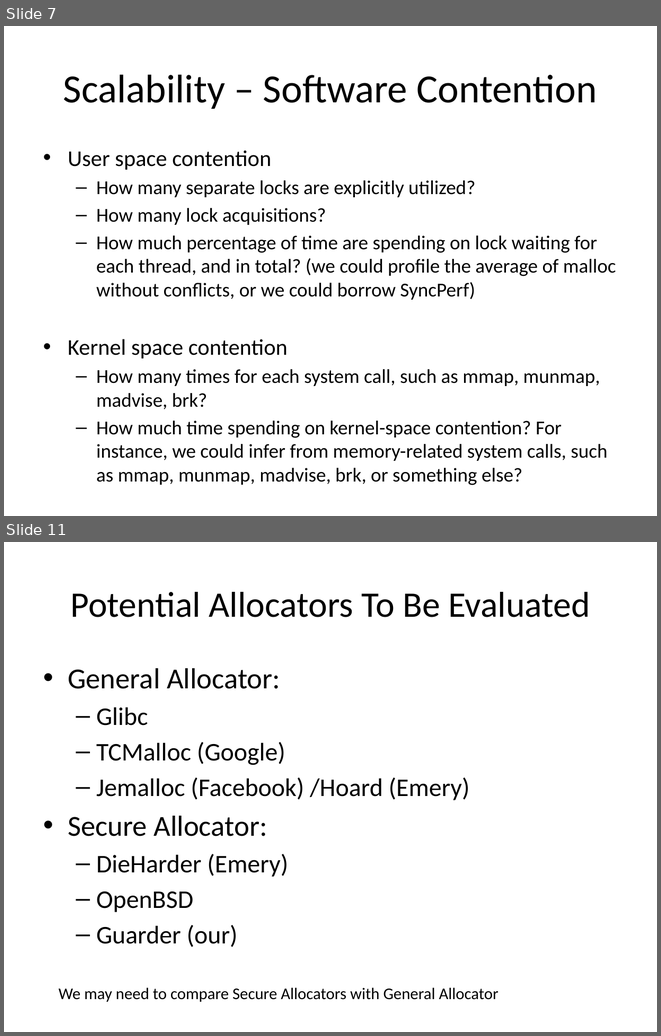
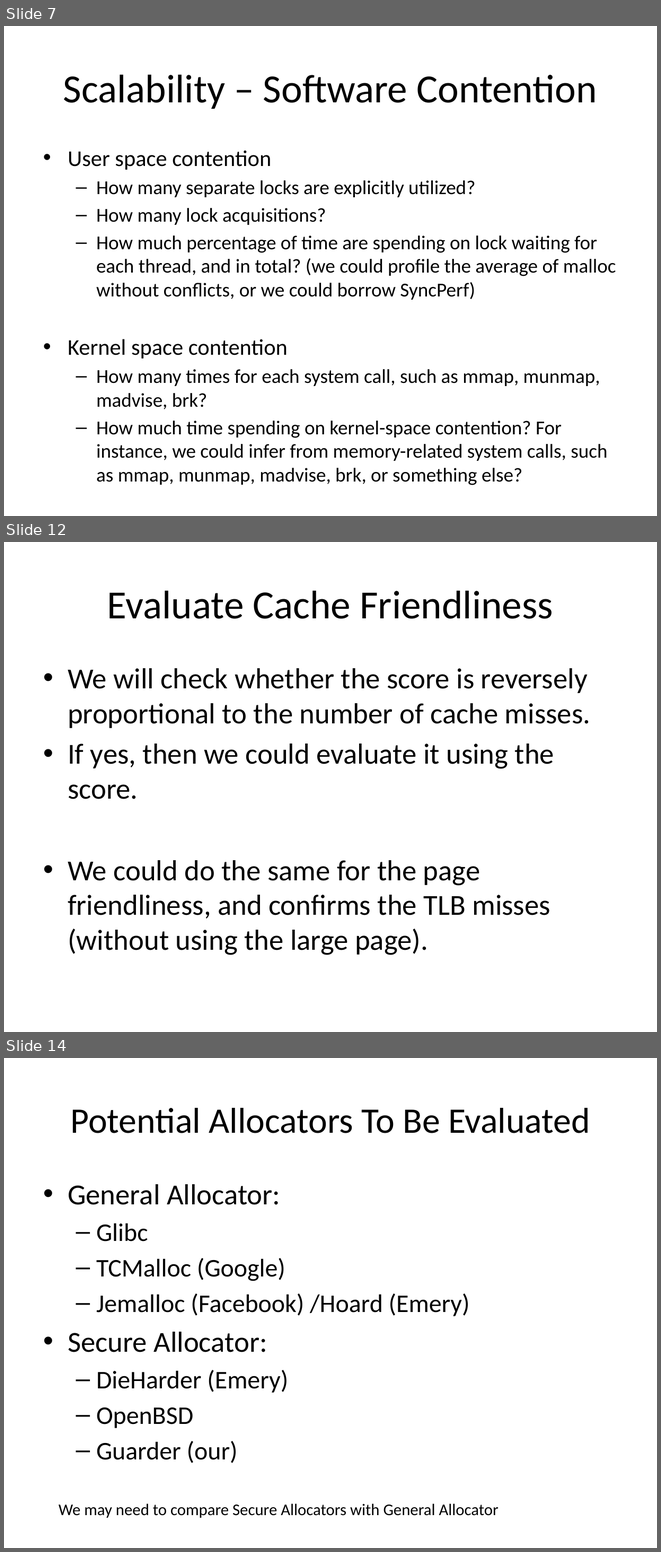
Before and after one commit to UTSASRG/MemPerf-Pro, a slide deck: AllocatorProfiler.pptx. Shown one above the other, each under a label of ours: slides 7 and 11 before the commit, slides 7, 12 and 14 after it; the slides between them are not shown. The pictures are 661x1036 and 661x1552 pixels, drawn with LibreOffice and Linux fonts; fonts in the diff are those of the drawing. Boxes give left, top, right and bottom in pixels: in the first picture for what was removed or moved away, otherwise in the second. Text is boxed around its words. In the diff, an @@ line names an element or a change of style, - is before the commit and + after.

```diff
--- a/AllocatorProfiler.pptx
+++ b/AllocatorProfiler.pptx
@@ slide 12 added at (4,542,657,1032), background #FFFFFF @@
@@ title added at (107,590,553,619), 44 pt, text #000000 @@
+Evaluate Cache Friendliness
@@ text added at (68,668,591,955), 32 pt, text #000000 @@
+• We will check whether the score is reversely proportional to the number of cache misses.
+• If yes, then we could evaluate it using the score.
+• We could do the same for the page friendliness, and confirms the TLB misses (without using the large page).
@@ what was slide 11 is now slide 14 @@
```
Also in this commit, not shown: 3 slides changed, 2 other slides added.
